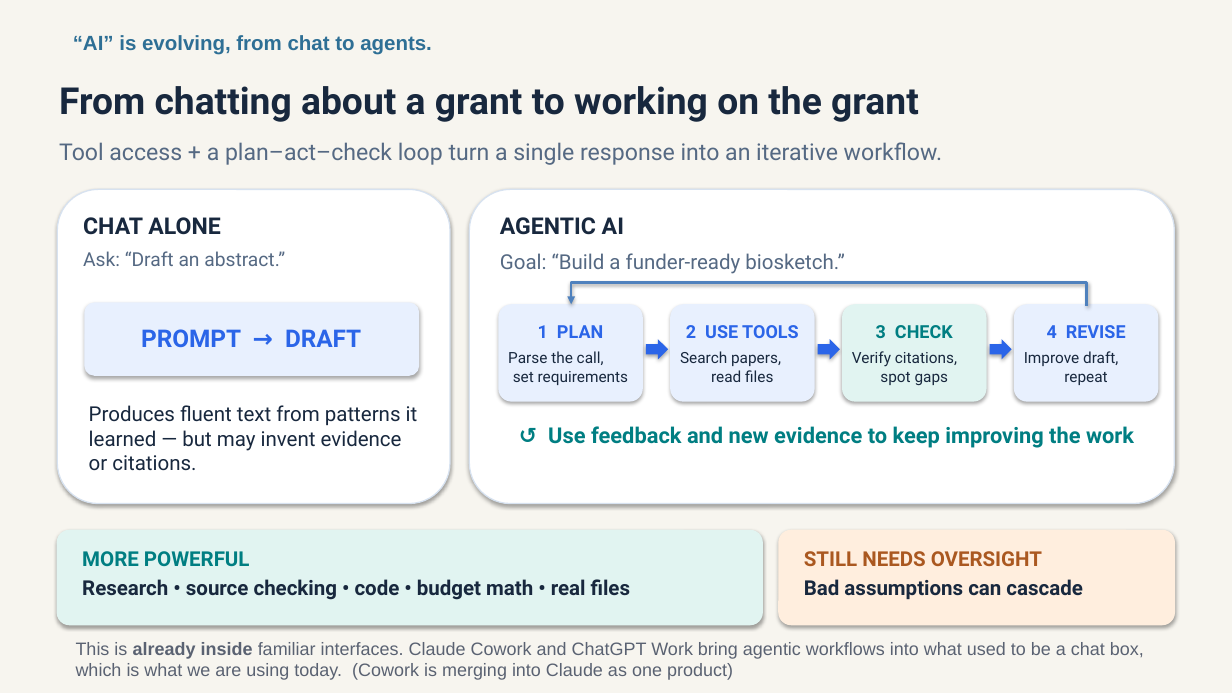
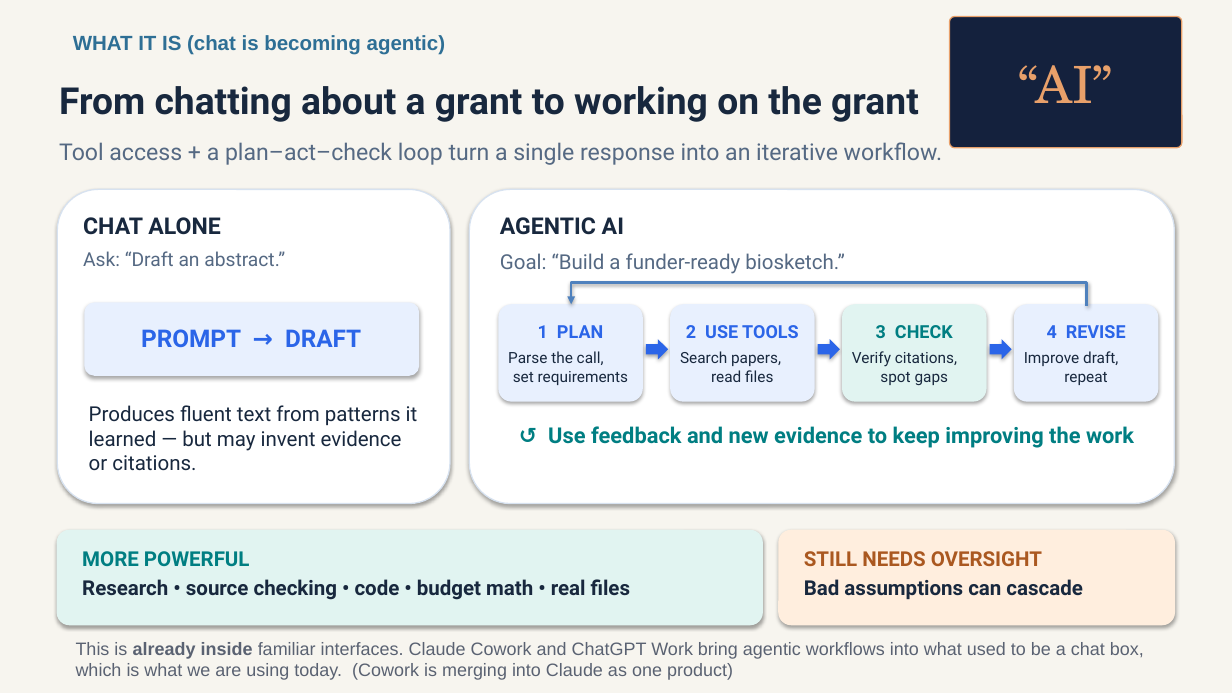
Before and after one commit to scripps-ai-enablement/ai-for-grant-writing, a slide deck: slide 5 of version 1/Using AI for Grant Writing v1.pptx (slide 6 before the commit). Drawn at 1232x693 pixels with LibreOffice and Linux fonts; fonts in the diff are those of the drawing. Boxes give left, top, right and bottom in pixels: in the first picture for what was removed or moved away, otherwise in the second. Text is boxed around its words. In the diff, an @@ line names an element or a change of style, - is before the commit and + after.

```diff
--- a/version 1/Using AI for Grant Writing v1.pptx
+++ b/version 1/Using AI for Grant Writing v1.pptx
@@ rounded rectangle added at bbox=[950, 17, 1183, 148], fill #14213D, outline #E8A06A 1 pt @@
@@ text at bbox=[73, 35, 445, 55]: text changed @@
-“AI” is evolving, from chat to agents.
+WHAT IT IS (chat is becoming agentic)
@@ text added at bbox=[1018, 65, 1112, 103], 40 pt, text #E8A06A @@
+“AI”
```
Also in this commit, not shown: 12 other slides changed, 3 slides added, 1 slide removed.
